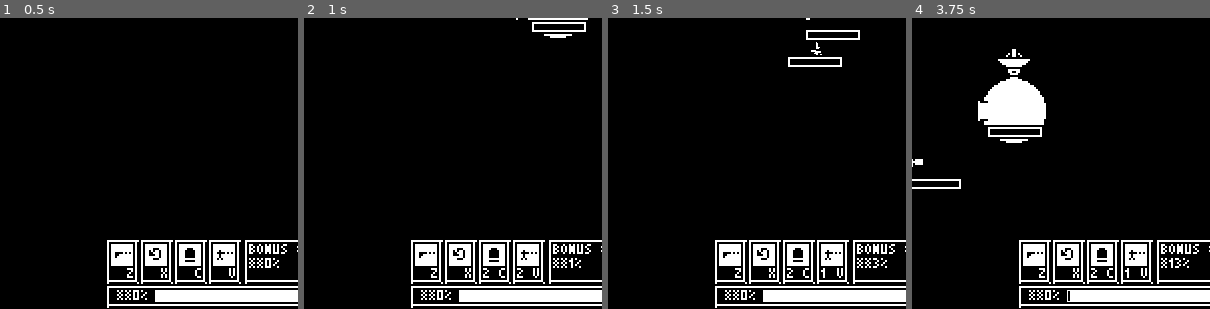
Above: before the commit, frames 1-4 (left to right).
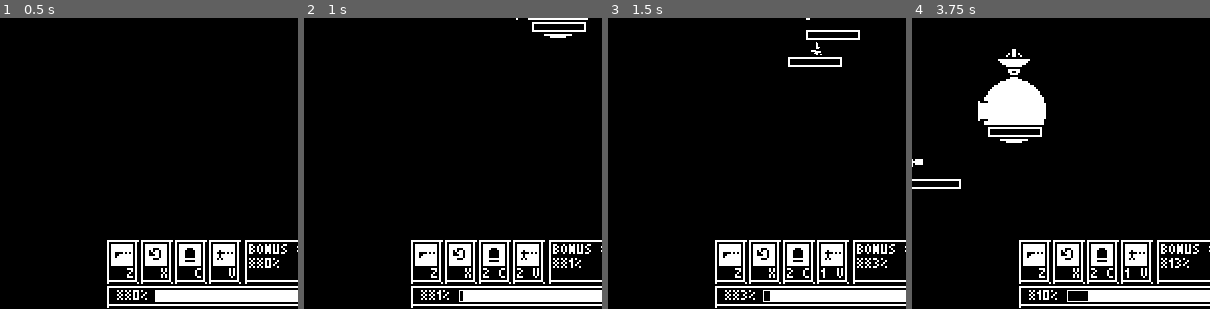
Above: after the commit, the same moments.

Repository: rthurmed/OrbitDefender
Game: Godot game, scene res://src/levels/Intro.tscn
Two runs of this game, one before a commit and one after it. Both use one fixed random seed, a clock stepped at 60 frames per second and the inputs below. Sound files missing from this copy of the repository are replaced by a short silence.
Inputs:
- Up to frame 1 (0.5 s): no input
- Up to frame 2 (1 s): tap Q (skip) at 0.5 s; tap C (bomb) at 0.6 s
- Up to frame 3 (1.5 s): tap V (deploy_turret) at 1.35 s
- Up to frame 4 (3.75 s): hold Up (higher) 2.03-2.78 s; tap X (invert) at 2.85 s; hold Down (lower) from 3.53 s (still down)
The pictures show only the part of the screen within x 14-64%, y 49-99%; the shares and areas given below are measured in that part.

Frame 1 is identical in both runs. In frame 2, 0.1% of the frame differs, in the area x 44-54%, y 93-98%; in frame 3, 0.1%; in frame 4, 0.4%, in the area x 41-60%, y 93-98%.

Commit message:
Added very simple ending scene

Diff:
--- a/src/game/logic/BattleStagesManager.gd
+++ b/src/game/logic/BattleStagesManager.gd
@@ -103,3 +103,10 @@
 
 func _on_StageRun_timeout():
 	advance_stage()
+
+
+func _on_BattleStagesManager_ended():
+	timer_asteroid.stop()
+	timer_large_asteroid.stop()
+	timer_enemy.stop()
+	timer_heavy_enemy.stop()
--- a/src/game/logic/BattleStagesManager.tscn
+++ b/src/game/logic/BattleStagesManager.tscn
@@ -7,4 +7,5 @@
 
 [node name="StageRun" type="Timer" parent="."]
 
+[connection signal="ended" from="." to="." method="_on_BattleStagesManager_ended"]
 [connection signal="timeout" from="StageRun" to="." method="_on_StageRun_timeout"]
--- a/src/levels/Intro.tscn
+++ b/src/levels/Intro.tscn
@@ -542,7 +542,7 @@
 
 [node name="Enemy" type="Sprite" parent="Static"]
 position = Vector2( -195, 192 )
-rotation = 0.546612
+rotation = 0.546613
 texture = ExtResource( 6 )
 
 [node name="Gun1" parent="Static/Enemy" instance=ExtResource( 7 )]
--- /dev/null
+++ b/src/levels/Main.gd
@@ -0,0 +1,6 @@
+extends Node2D
+
+
+func _on_BattleStagesManager_ended():
+	yield(get_tree().create_timer(2), "timeout")
+	var _ok = get_tree().change_scene("res://src/levels/Outro.tscn")
--- a/src/levels/Main.tscn
+++ b/src/levels/Main.tscn
@@ -13,8 +13,10 @@
 [ext_resource path="res://src/game/asteroid/Asteroid.tscn" type="PackedScene" id=11]
 [ext_resource path="res://src/game/asteroid/AsteroidLarge.tscn" type="PackedScene" id=12]
 [ext_resource path="res://src/game/logic/BattleStagesManager.tscn" type="PackedScene" id=13]
+[ext_resource path="res://src/levels/Main.gd" type="Script" id=14]
 
 [node name="Main" type="Node2D"]
+script = ExtResource( 14 )
 
 [node name="BonusGenerator" parent="." instance=ExtResource( 8 )]
 destination = Vector2( -40, 0 )
@@ -58,6 +60,7 @@
 wait_time = 20.0
 
 [node name="BattleStagesManager" parent="." instance=ExtResource( 13 )]
+duration = 30
 timer_asteroid_path = NodePath("../SpawnAsteroids/Timer")
 timer_large_asteroid_path = NodePath("../SpawnAsteroidsLarge/Timer")
 timer_enemy_path = NodePath("../SpawnEnemies/Timer")
@@ -80,3 +83,5 @@
 state_ui_path = NodePath("..")
 stage_manager_path = NodePath("../../BattleStagesManager")
 message = "the base was destroyed!"
+
+[connection signal="ended" from="BattleStagesManager" to="." method="_on_BattleStagesManager_ended"]
--- /dev/null
+++ b/src/levels/Outro.tscn
@@ -0,0 +1,49 @@
+[gd_scene load_steps=4 format=2]
+
+[ext_resource path="res://assets/planet.png" type="Texture" id=1]
+[ext_resource path="res://assets/ui/font/ui_font.tres" type="DynamicFont" id=2]
+[ext_resource path="res://assets/spaceship.png" type="Texture" id=3]
+
+[node name="Outro" type="Node2D"]
+
+[node name="Ship" type="Sprite" parent="."]
+position = Vector2( 116, 148 )
+texture = ExtResource( 3 )
+
+[node name="Planet" type="Sprite" parent="."]
+position = Vector2( 160, 150 )
+texture = ExtResource( 1 )
+
+[node name="Camera2D" type="Camera2D" parent="Planet"]
+current = true
+
+[node name="Overlay" type="CanvasLayer" parent="."]
+
+[node name="Label" type="Label" parent="Overlay"]
+anchor_left = 0.5
+anchor_top = 0.5
+anchor_right = 0.5
+anchor_bottom = 0.5
+margin_left = -160.0
+margin_top = -86.0
+margin_right = 160.0
+margin_bottom = -35.0
+custom_fonts/font = ExtResource( 2 )
+text = "YOU DEFENDED THE BASE!
+CONGRATULATIONS!"
+align = 1
+uppercase = true
+
+[node name="History" type="Label" parent="Overlay"]
+anchor_left = 0.5
+anchor_top = 0.5
+anchor_right = 0.5
+anchor_bottom = 0.5
+margin_left = -160.0
+margin_top = 41.0
+margin_right = 160.0
+margin_bottom = 92.0
+custom_fonts/font = ExtResource( 2 )
+text = "Thanks for playing!"
+align = 1
+uppercase = true
Not shown: 1 places in src/levels/Main.tscn that only renumber resources
